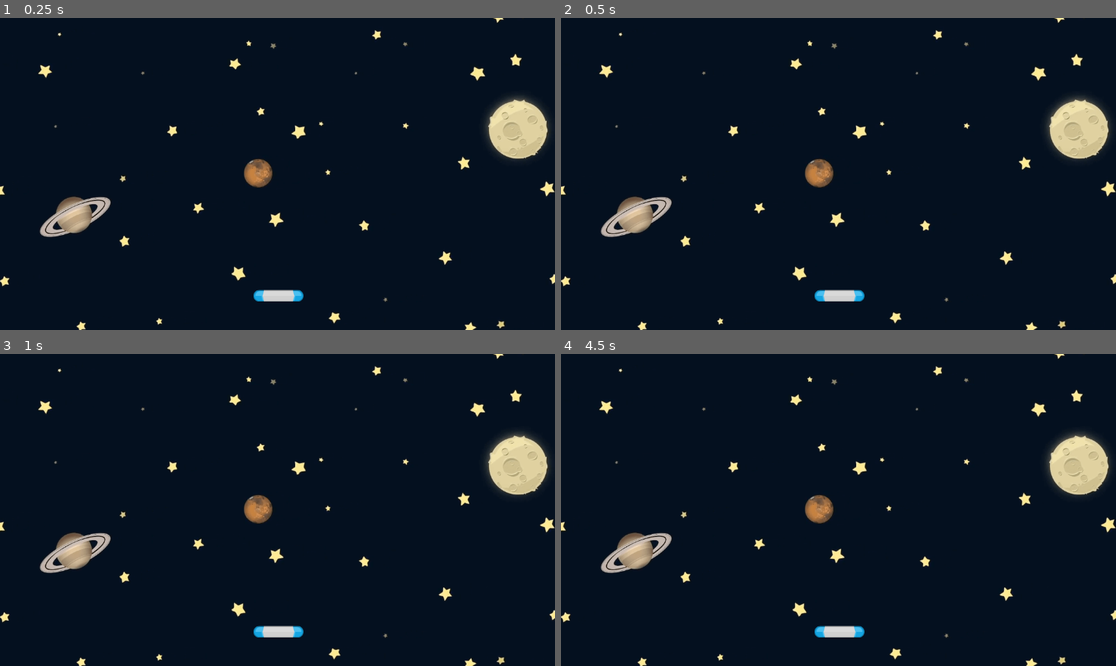
Above: before the commit, frames 1-4 (two rows, left to right).
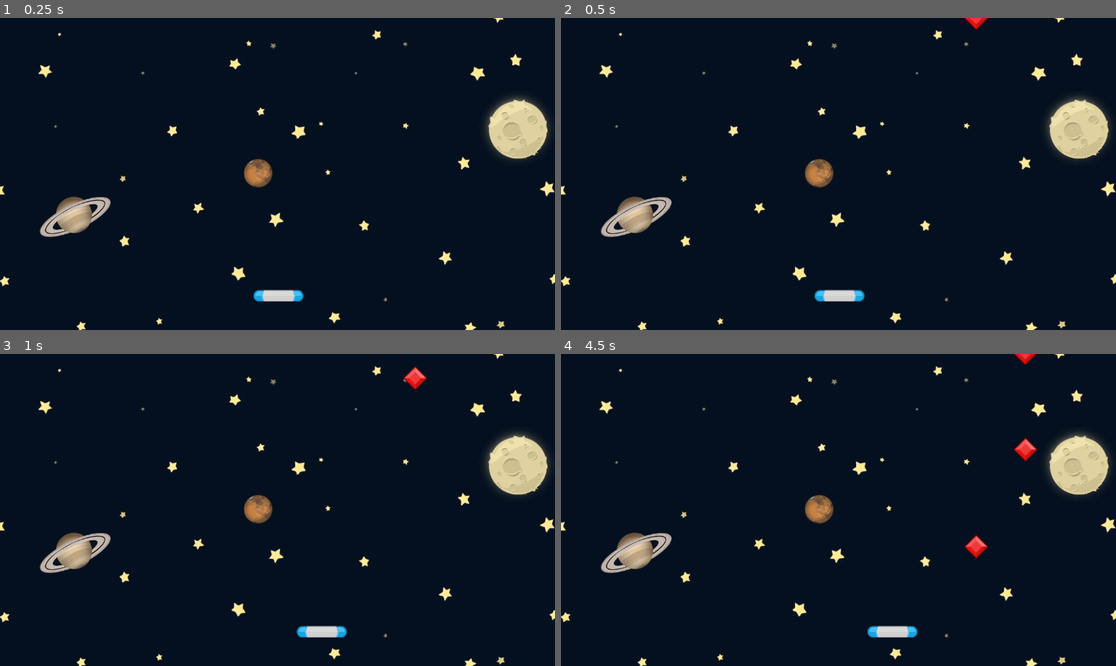
Above: after the commit, the same moments.

Repository: MohammadShool/godot-gem-catcher
Game: Godot game, scene res://scenes/game.tscn
Two runs of this game, one before a commit and one after it. Both use one fixed random seed, a clock stepped at 60 frames per second and the inputs below. Before the commit the project has no main scene; this scene is started directly in both runs.
Inputs:
- Up to frame 1 (0.25 s): no input
- Up to frame 2 (0.5 s): no input
- Up to frame 3 (1 s): hold D (right, bound only after the commit) from 0.53 s (still down)
- Up to frame 4 (4.5 s): release D (right, bound only after the commit) at 1.28 s; hold A (left, bound only after the commit) 1.28-2.03 s; hold D (right, bound only after the commit) 2.03-3.53 s; hold A (left, bound only after the commit) from 3.53 s (still down)

Frame 1 is identical in both runs. In frame 2, less than 0.1% of the frame differs, in the area x 72-77%, y 0-4%; in frame 3, 0.8%; in frame 4, 1.1%, in the area x 45-86%, y 0-91%.

Commit message:
create gem random spawner

Diff:
--- a/project.godot
+++ b/project.godot
@@ -11,8 +11,22 @@
 [application]
 
 config/name="GemCatcher"
+run/main_scene="uid://d30lpvljhcafw"
 config/features=PackedStringArray("4.4", "Mobile")
 config/icon="res://icon.svg"
+
+[input]
+
+left={
+"deadzone": 0.5,
+"events": [Object(InputEventKey,"resource_local_to_scene":false,"resource_name":"","device":-1,"window_id":0,"alt_pressed":false,"shift_pressed":false,"ctrl_pressed":false,"meta_pressed":false,"pressed":false,"keycode":0,"physical_keycode":65,"key_label":0,"unicode":97,"location":0,"echo":false,"script":null)
+]
+}
+right={
+"deadzone": 0.5,
+"events": [Object(InputEventKey,"resource_local_to_scene":false,"resource_name":"","device":-1,"window_id":0,"alt_pressed":false,"shift_pressed":false,"ctrl_pressed":false,"meta_pressed":false,"pressed":false,"keycode":0,"physical_keycode":68,"key_label":0,"unicode":100,"location":0,"echo":false,"script":null)
+]
+}
 
 [rendering]
 
--- /dev/null
+++ b/scenes/game.gd
@@ -0,0 +1,24 @@
+extends Node2D
+
+@export var gem_scene: PackedScene
+# Called when the node enters the scene tree for the first time.
+func _ready() -> void:
+	spawn_gem()
+
+
+# Called every frame. 'delta' is the elapsed time since the previous frame.
+func _process(delta: float) -> void:
+	pass
+
+func spawn_gem() -> void:
+	var x_pos:float = randf_range(0, get_viewport_rect().size.x)
+	var new_gem:Gem = gem_scene.instantiate()
+	new_gem.position = Vector2(x_pos, -50.0)
+	new_gem.on_gem_off_screen.connect(game_over)
+	add_child(new_gem)
+
+func game_over() -> void:
+	print("game over")
+
+func _on_timer_timeout() -> void:
+	spawn_gem()
--- a/scenes/game.tscn
+++ b/scenes/game.tscn
@@ -1,9 +1,13 @@
-[gd_scene load_steps=3 format=3 uid="uid://d30lpvljhcafw"]
+[gd_scene load_steps=5 format=3 uid="uid://d30lpvljhcafw"]
 
+[ext_resource type="Script" uid="uid://dx3t7k5fdqd8n" path="res://scenes/game.gd" id="1_lbhrr"]
 [ext_resource type="Texture2D" uid="uid://c0vs0di8xvo56" path="res://assets/GameBg.png" id="1_uwrxv"]
 [ext_resource type="PackedScene" uid="uid://cuxp8hdxru751" path="res://scenes/paddle.tscn" id="2_yqjtg"]
+[ext_resource type="PackedScene" uid="uid://bhfsgn7ah4fdo" path="res://scenes/gem.tscn" id="3_lnu2h"]
 
 [node name="Game" type="Node2D"]
+script = ExtResource("1_lbhrr")
+gem_scene = ExtResource("3_lnu2h")
 
 [node name="Sprite2D" type="Sprite2D" parent="."]
 position = Vector2(573, 328)
@@ -12,3 +16,11 @@
 
 [node name="Paddle" parent="." instance=ExtResource("2_yqjtg")]
 position = Vector2(578, 577)
+speed = 200.0
+
+[node name="Timer" type="Timer" parent="."]
+wait_time = 2.0
+autostart = true
+
+[connection signal="area_entered" from="Paddle" to="Paddle" method="_on_area_entered"]
+[connection signal="timeout" from="Timer" to="." method="_on_timer_timeout"]
--- /dev/null
+++ b/scenes/gem.gd
@@ -0,0 +1,21 @@
+extends Area2D
+
+class_name Gem
+
+@export var speed: float = 100.0
+
+signal on_gem_off_screen
+
+# Called when the node enters the scene tree for the first time.
+func _ready() -> void:
+	pass # Replace with function body.
+
+
+# Called every frame. 'delta' is the elapsed time since the previous frame.
+func _process(delta: float) -> void:
+	position.y += speed * delta
+
+	if get_viewport_rect().size.y < position.y:
+		on_gem_off_screen.emit()
+		set_process(false)
+		queue_free()
--- /dev/null
+++ b/scenes/gem.tscn
@@ -0,0 +1,17 @@
+[gd_scene load_steps=4 format=3 uid="uid://bhfsgn7ah4fdo"]
+
+[ext_resource type="Texture2D" uid="uid://6pec0prsfhti" path="res://assets/element_red_diamond.png" id="1_5cxma"]
+[ext_resource type="Script" uid="uid://d2sittuxur5oj" path="res://scenes/gem.gd" id="1_mpwtx"]
+
+[sub_resource type="RectangleShape2D" id="RectangleShape2D_mpwtx"]
+size = Vector2(35.3553, 35.3553)
+
+[node name="Gem" type="Area2D"]
+script = ExtResource("1_mpwtx")
+
+[node name="Sprite2D" type="Sprite2D" parent="."]
+texture = ExtResource("1_5cxma")
+
+[node name="CollisionShape2D" type="CollisionShape2D" parent="."]
+rotation = 0.785398
+shape = SubResource("RectangleShape2D_mpwtx")
--- /dev/null
+++ b/scenes/paddle.gd
@@ -0,0 +1,21 @@
+extends Area2D
+
+@export var speed: float = 60.0
+# Called when the node enters the scene tree for the first time.
+func _ready() -> void:
+	pass # Replace with function body.
+
+
+# Called every frame. 'delta' is the elapsed time since the previous frame.
+func _process(delta: float) -> void:
+	var axis:float = 0.0
+
+	if Input.is_action_pressed("left"):
+		axis = -1.0
+	elif Input.is_action_pressed("right"):
+		axis = 1.0
+	position.x += axis * speed * delta
+
+
+func _on_area_entered(area: Area2D) -> void:
+	print(area)
--- a/scenes/paddle.tscn
+++ b/scenes/paddle.tscn
@@ -1,12 +1,14 @@
-[gd_scene load_steps=3 format=3 uid="uid://cuxp8hdxru751"]
+[gd_scene load_steps=4 format=3 uid="uid://cuxp8hdxru751"]
 
 [ext_resource type="Texture2D" uid="uid://bogowuuguedua" path="res://assets/paddleBlu.png" id="1_3xiby"]
+[ext_resource type="Script" uid="uid://di2gyhdnf27a8" path="res://scenes/paddle.gd" id="1_y7wee"]
 
 [sub_resource type="CapsuleShape2D" id="CapsuleShape2D_31swd"]
 radius = 12.0
 height = 104.0
 
 [node name="Paddle" type="Area2D"]
+script = ExtResource("1_y7wee")
 
 [node name="Sprite2D" type="Sprite2D" parent="."]
 texture = ExtResource("1_3xiby")
Not shown, added: scenes/game.gd.uid
Not shown, added: scenes/gem.gd.uid
Not shown, added: scenes/paddle.gd.uid
